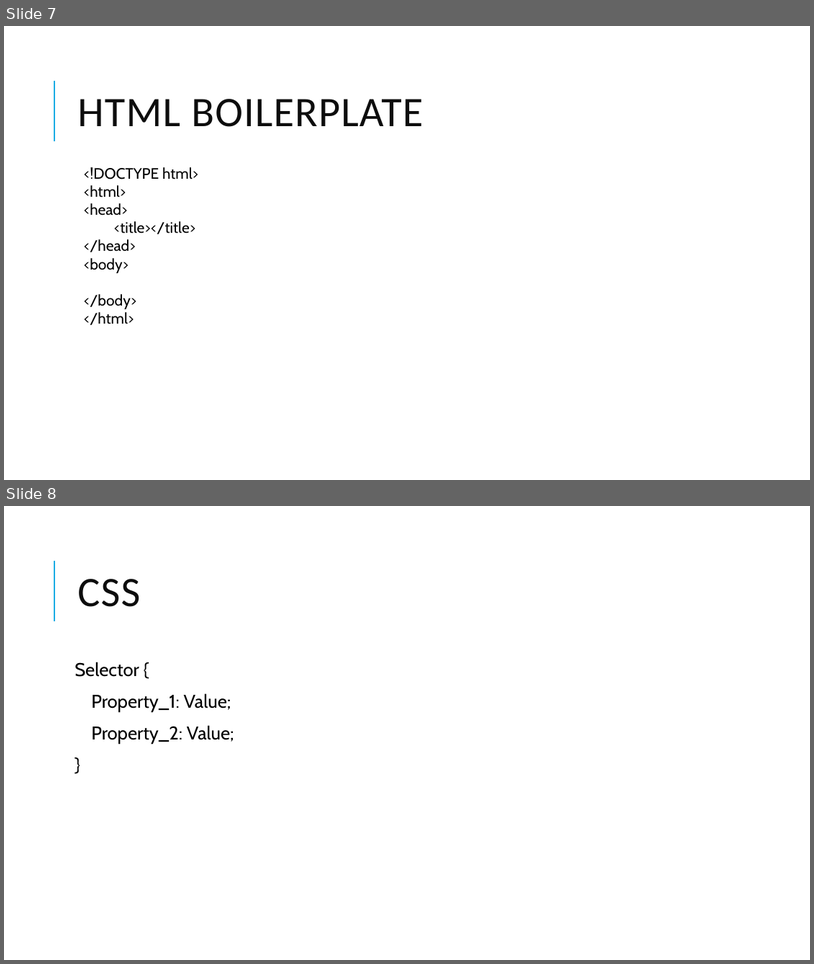
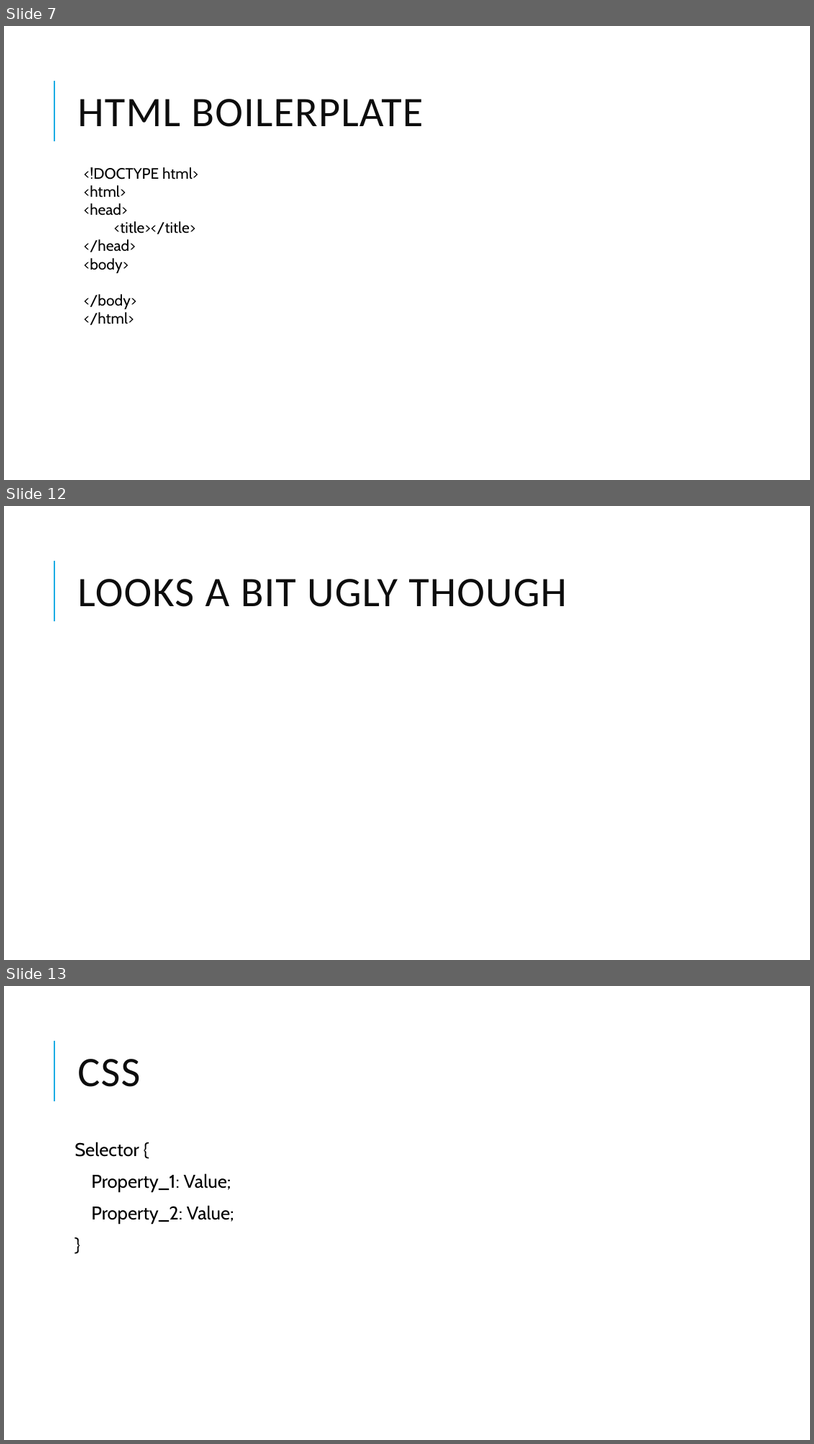
Before and after one commit to Will-Guthrie/HTML-Presentation, a slide deck: HTML and CSS.pptx. Shown one above the other, each under a label of ours: slides 7 and 8 before the commit, slides 7, 12 and 13 after it; the slides between them are not shown. The pictures are 814x964 and 814x1444 pixels, drawn with LibreOffice and Linux fonts; fonts in the diff are those of the drawing. Boxes give left, top, right and bottom in pixels: in the first picture for what was removed or moved away, otherwise in the second. Text is boxed around its words. In the diff, an @@ line names an element or a change of style, - is before the commit and + after.

```diff
--- a/HTML and CSS.pptx
+++ b/HTML and CSS.pptx
@@ slide 12 added at (x1=4, y1=506, x2=810, y2=960), background #FFFFFF; not listed: 1 template element that a slide beside it also shows @@
@@ title added at (x1=77, y1=579, x2=567, y2=607), 50 pt, text #0D0D0D @@
+LOOKS A BIT UGLY THOUGH
@@ what was slide 8 is now slide 13 @@
```
Also in this commit, not shown: 4 other slides added.
